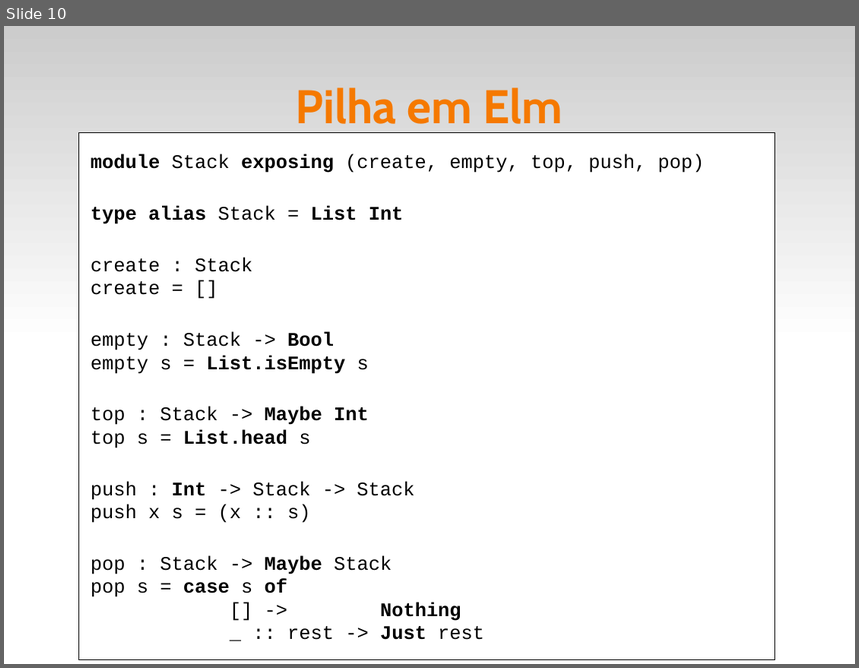
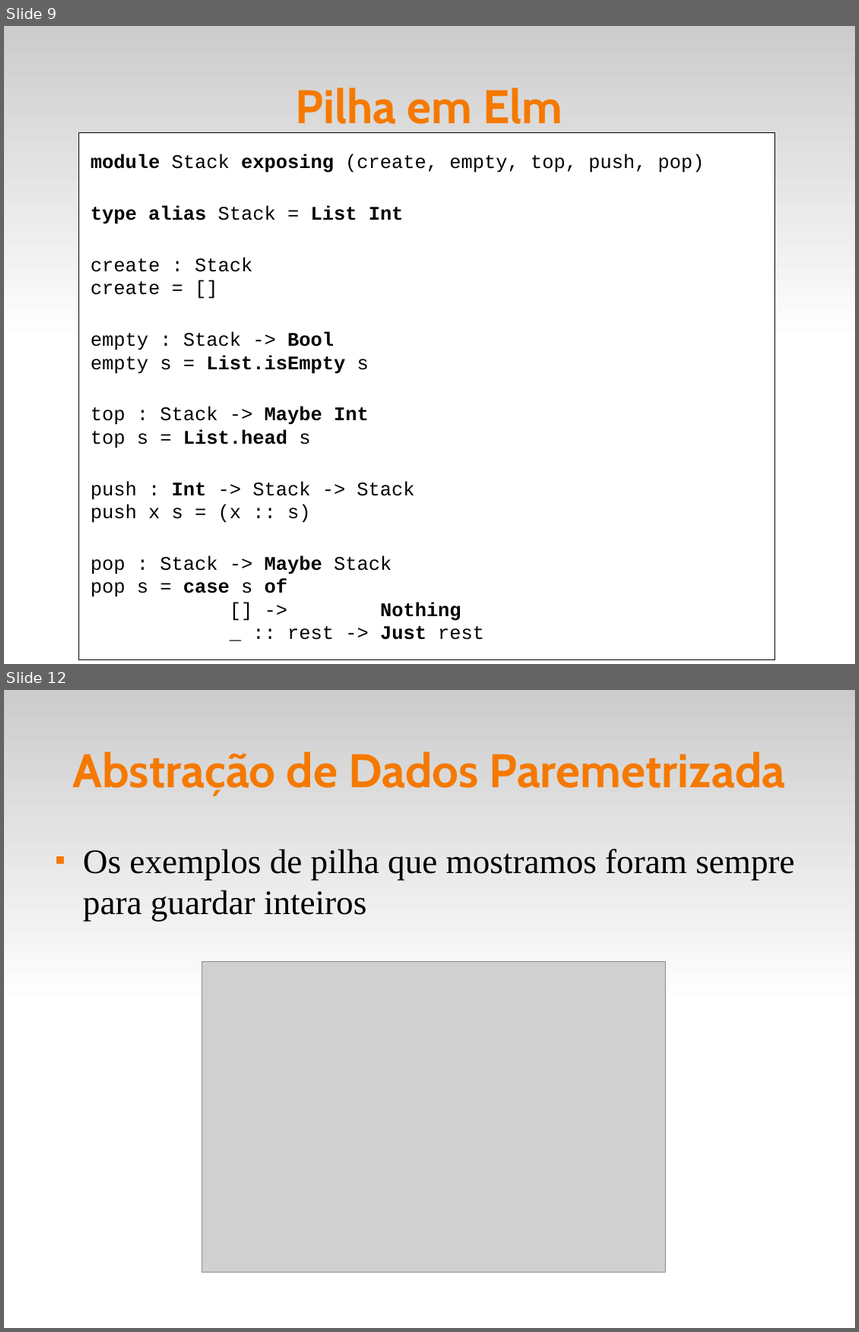
Before and after one commit to fsantanna-uerj/EDL, a slide deck: slides/edl-06-adts.odp. Shown one above the other, each under a label of ours: slide 10 before the commit, slides 9 and 12 after it; the slides between them are not shown. The pictures are 859x668 and 859x1332 pixels, drawn with LibreOffice and Linux fonts; fonts in the diff are those of the drawing; grey boxes stand for pictures. Boxes give left, top, right and bottom in pixels: in the first picture for what was removed or moved away, otherwise in the second. Text is boxed around its words. In the diff, an @@ line names an element or a change of style, - is before the commit and + after.

```diff
--- a/slides/edl-06-adts.odp
+++ b/slides/edl-06-adts.odp
@@ slide 12 added at (4, 690, 855, 1328), background #FFFFFF; not listed: 1 template element that a slide beside it also shows @@
@@ title added at (73, 752, 786, 796), 44 pt, text #F57900, bold @@
+Abstração de Dados Paremetrizada
@@ text added at (83, 849, 794, 922), 32 pt, text #000000 @@
+■ Os exemplos de pilha que mostramos foram sempre para guardar inteiros
@@ picture added at (202, 962, 665, 1273) @@
@@ what was slide 10 is now slide 9 @@
```
Also in this commit, not shown: 1 slide changed, 4 other slides added, 1 slide removed, 15 other files.
